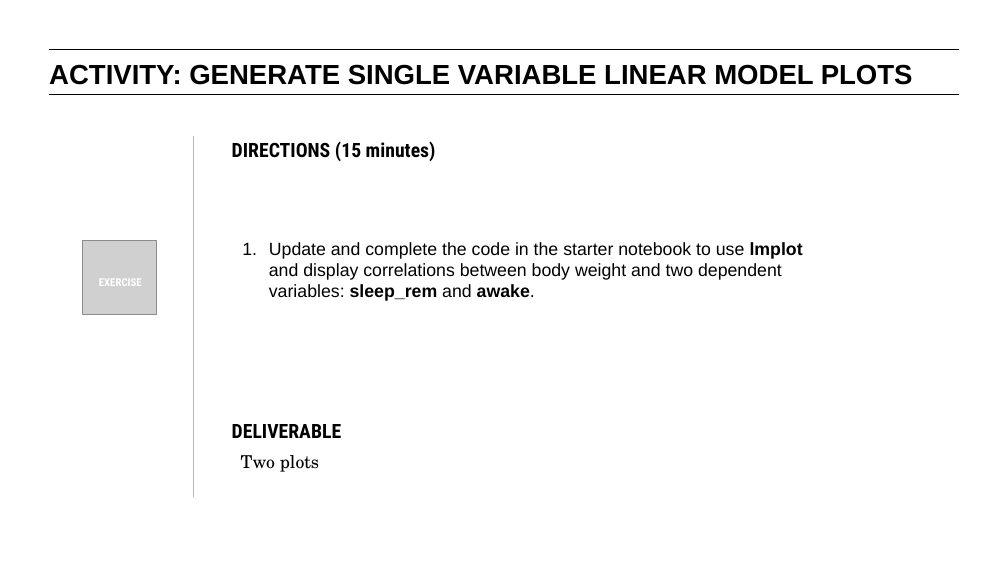
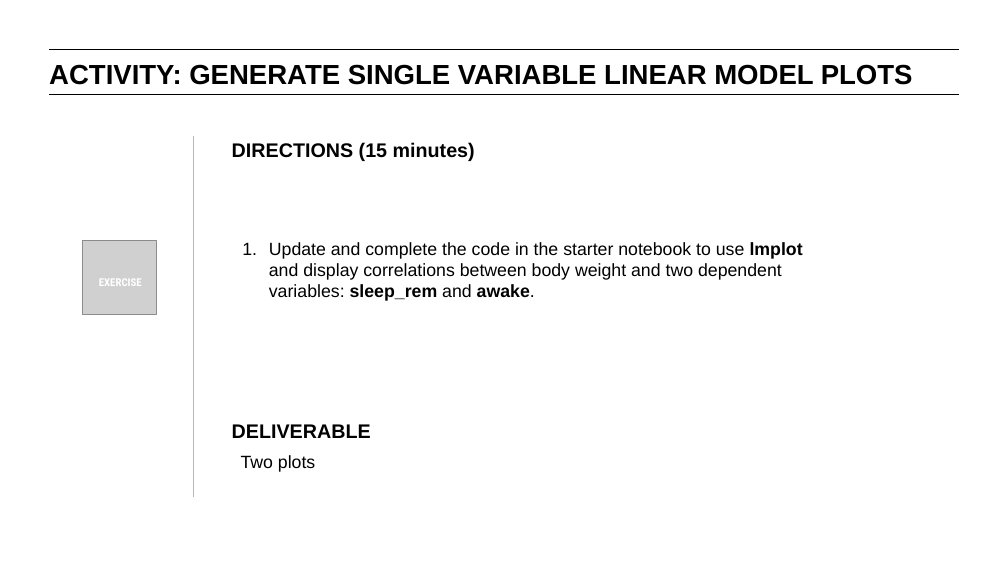
Before and after one commit to matanefron/data-sets, a slide deck: slide 17 of lessons/lesson-5/intro-to-regression-analysis.pptx. Drawn at 1008x566 pixels with LibreOffice and Linux fonts; fonts in the diff are those of the drawing; grey boxes stand for pictures. Boxes give left, top, right and bottom in pixels: in the first picture for what was removed or moved away, otherwise in the second. Text is boxed around its words. In the diff, an @@ line names an element or a change of style, - is before the commit and + after.

```diff
--- a/lessons/lesson-5/intro-to-regression-analysis.pptx
+++ b/lessons/lesson-5/intro-to-regression-analysis.pptx
@@ text "DIRECTIONS (15 minutes)" at (x1=232, y1=142, x2=475, y2=161): font Roboto Condensed to Arial @@
@@ text "DELIVERABLE" at (x1=232, y1=424, x2=371, y2=438): font Roboto Condensed to Arial @@
@@ text "Two plots" at (x1=241, y1=455, x2=315, y2=472): font TeX Gyre Schola to Arial @@
```
Also in this commit, not shown: 6 other slides changed, 5 other files.
